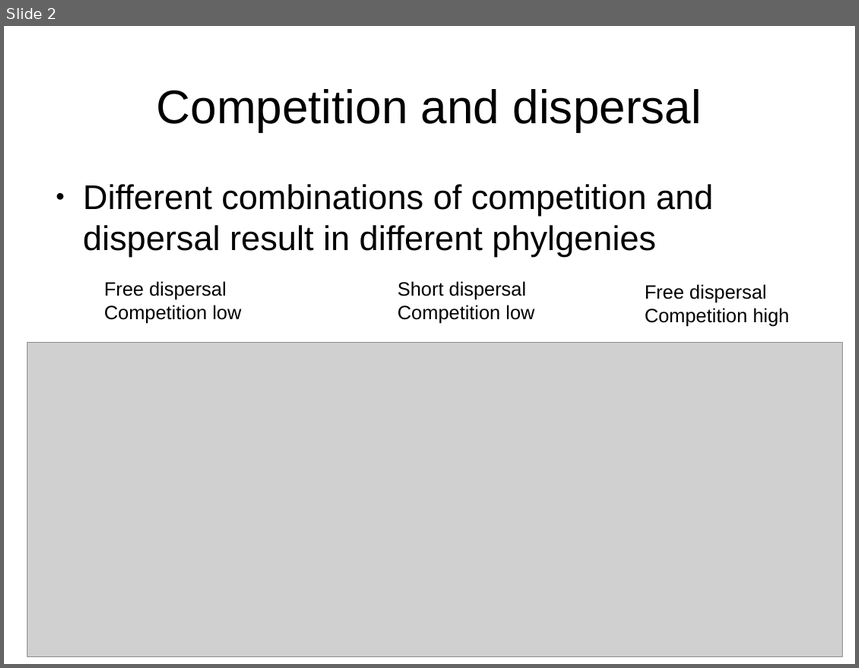
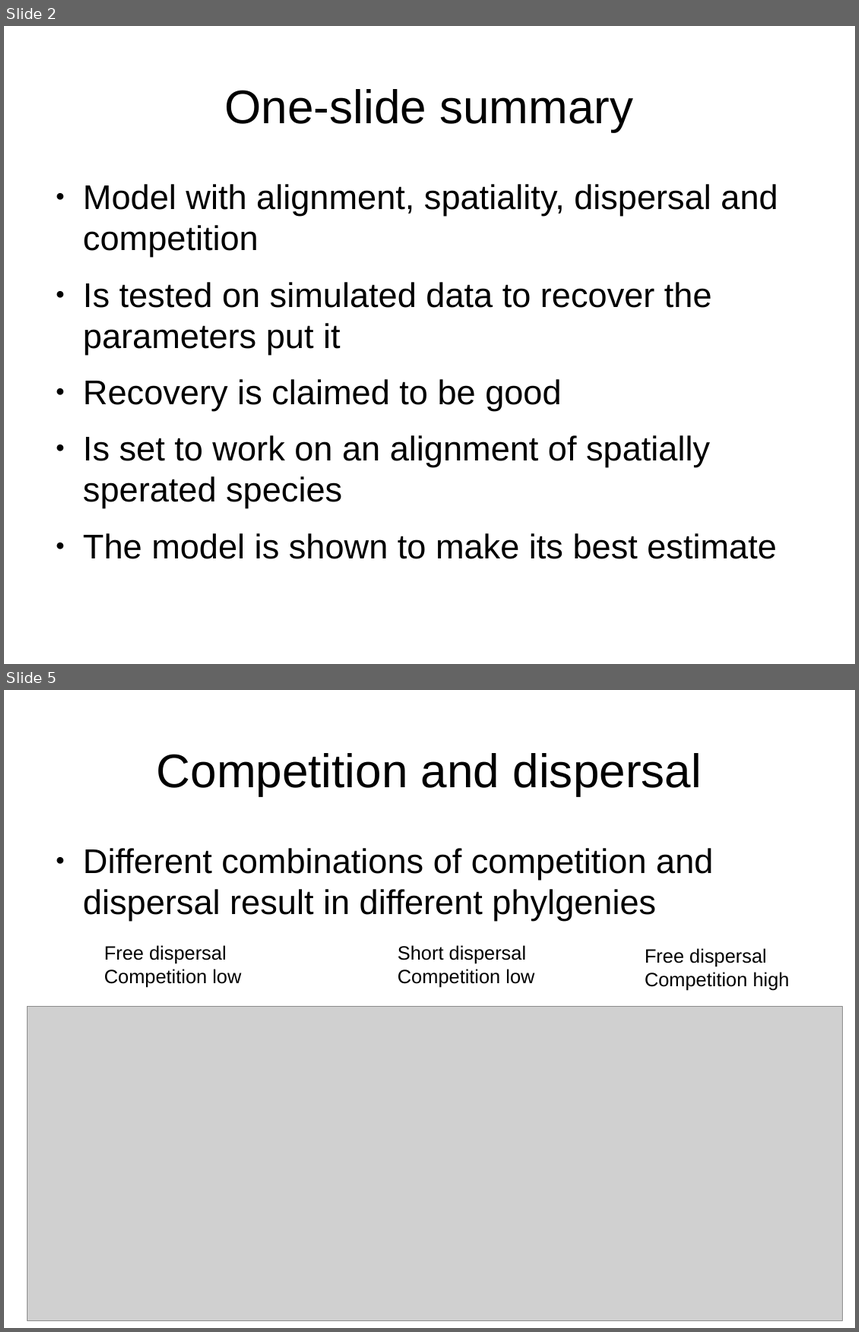
Before and after one commit to richelbilderbeek/Science, a slide deck: Presentations/RanjardEtAl2014.odp. Shown one above the other, each under a label of ours: slide 2 before the commit, slides 2 and 5 after it; the slides between them are not shown. The pictures are 859x668 and 859x1332 pixels, drawn with LibreOffice and Linux fonts; fonts in the diff are those of the drawing; grey boxes stand for pictures. Boxes give left, top, right and bottom in pixels: in the first picture for what was removed or moved away, otherwise in the second. Text is boxed around its words. In the diff, an @@ line names an element or a change of style, - is before the commit and + after.

```diff
--- a/Presentations/RanjardEtAl2014.odp
+++ b/Presentations/RanjardEtAl2014.odp
@@ slide 2 added at bbox=[4, 26, 855, 664], background #FFFFFF @@
@@ title added at bbox=[225, 89, 633, 132], 44 pt, text #000000 @@
+One-slide summary
@@ text added at bbox=[83, 184, 778, 560], 32 pt, text #000000 @@
+● Model with alignment, spatiality, dispersal and competition
+● Is tested on simulated data to recover the parameters put it
+● Recovery is claimed to be good
+● Is set to work on an alignment of spatially sperated species
+● The model is shown to make its best estimate
@@ what was slide 2 is now slide 5 @@
```
Also in this commit, not shown: 3 slides changed, 15 other slides added, 3 slides removed, 10 other files.
